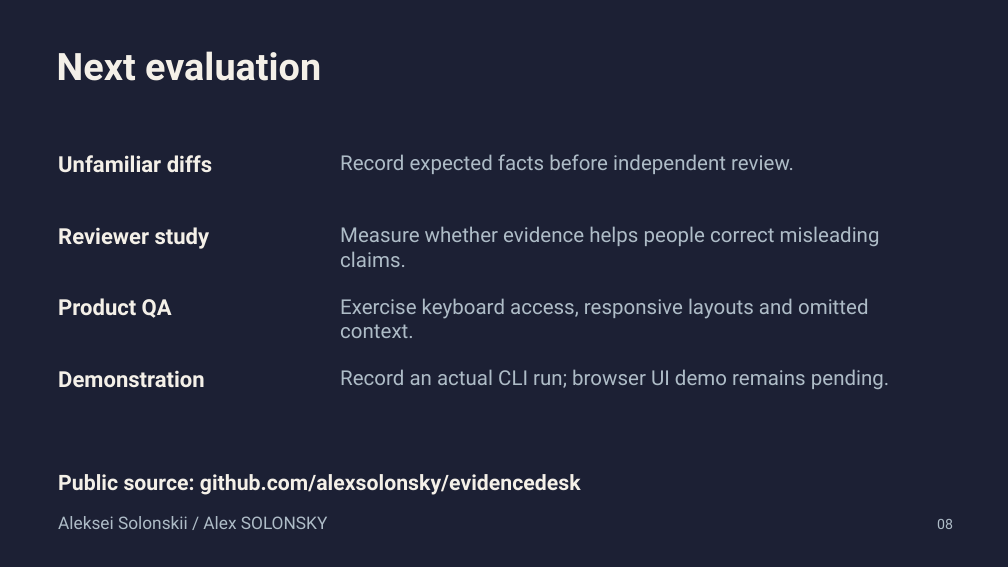
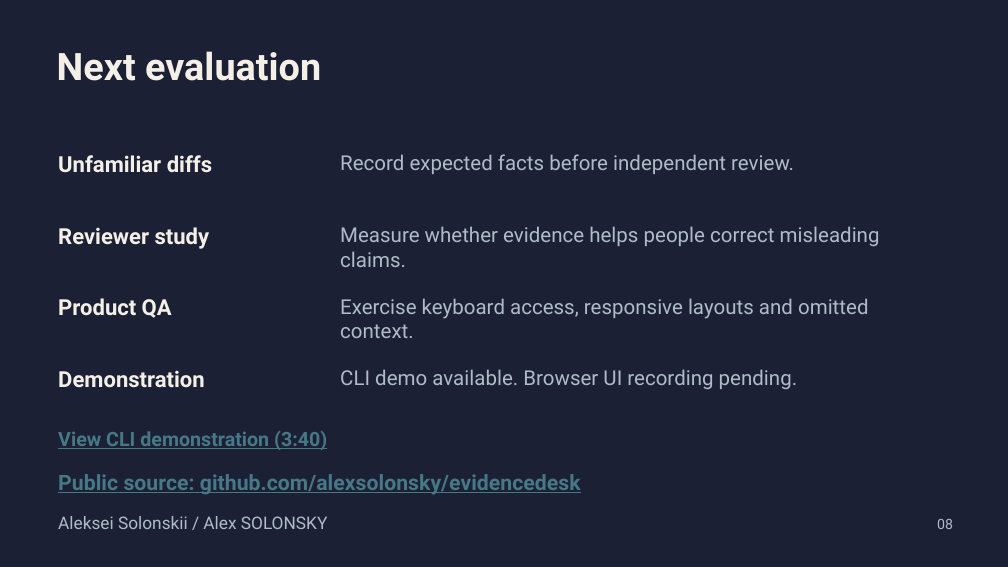
Before and after one commit to alexsolonsky/evidencedesk, a slide deck: slide 8 of docs/EvidenceDesk-pitch.pptx. Drawn at 1008x567 pixels with LibreOffice and Linux fonts; fonts in the diff are those of the drawing. Boxes give left, top, right and bottom in pixels: in the first picture for what was removed or moved away, otherwise in the second. Text is boxed around its words. In the diff, an @@ line names an element or a change of style, - is before the commit and + after.

Commit message:
Publish actual CLI demo, reproducible capture and final eight-slide pitch

```diff
--- a/docs/EvidenceDesk-pitch.pptx
+++ b/docs/EvidenceDesk-pitch.pptx
@@ text at [340, 369, 797, 389]: text changed @@
-Record an actual CLI run; browser UI demo remains pending.
+CLI demo available. Browser UI recording pending.
@@ text added at [58, 431, 327, 450], 18.8 pt, text #467886, bold, underline @@
+View CLI demonstration (3:40)
@@ text "Public source: github.com/alexsolonsky/evidencedesk" at [58, 474, 581, 495]: text colour #F4F0E8 to #467886, underline on @@
```
Also in this commit, not shown: 6 other files.
